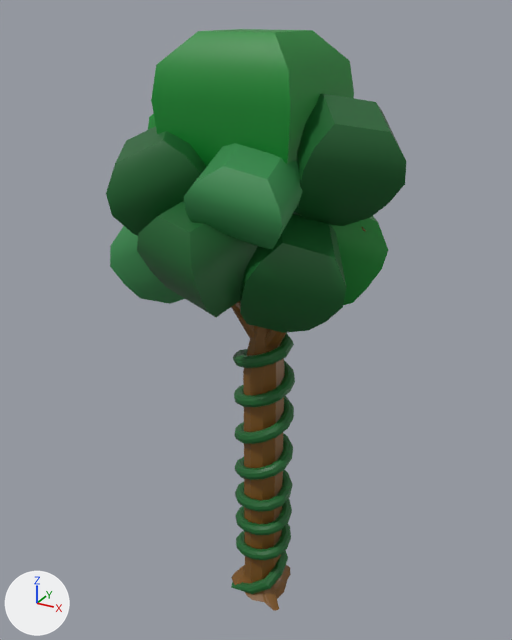
Two versions of the FBX model SymbolProject/Assets/model/tree.fbx, one commit apart.
The view is the same before and after, from a 50 mm camera at (28.8, -54.2, 59.3) aimed at (-1.5, 0.9, 31.8). Lighting does not change. The marker at lower left points along +X, +Y and +Z. Where no turn or scale is listed for an object, it has been applied to the vertices.

The scene before the commit, as lines of its bpy script (objects in view):
```python
me_mesh = bpy.data.meshes.new('Mesh')
me_mesh.from_pydata(...)  # 115 vertices, 206 faces; spans x -3.4..3.4, y -3.5..3.5, z -11.4..27.2
me_mesh.materials.append(mat_tree)  # picture img_tree_png
me_mesh_008 = bpy.data.meshes.new('Mesh.008')
me_mesh_008.from_pydata(...)  # 24 vertices, 44 faces; spans x -4.3..4.3, y -4.53..4.53, z -3.74..3.74
me_mesh_008.materials.append(mat_tree)  # picture img_tree_png
me_mesh_019 = bpy.data.meshes.new('Mesh.019')
me_mesh_019.from_pydata(...)  # 1022 vertices, 1030 faces; spans x -2.7..3.9, y -3.1..2.8, z -15.9..15.1
me_mesh_019.materials.append(mat_tree)  # picture img_tree_png
ob_leaf8 = bpy.data.objects.new('leaf8', me_mesh_008)
ob_leaf8.location = (2.2, -6.9, 46.0)
ob_trunk = bpy.data.objects.new('trunk', me_mesh)
ob_trunk.location = (-0.1, 0.2, 11.9)
ob_tuta = bpy.data.objects.new('tuta', me_mesh_019)
ob_tuta.location = (-0.9, 0.3, 15.9)
# also in view: 'leaf11' at (-1.1, 0.2, 50.4); 'leaf10' at (7.0, -0.3, 47.8); 'leaf7' at (-7.2, -4.9, 45.2); 'leaf2' at (4.4, 4.9, 38.7); 'leaf3' at (4.0, -3.3, 38.6)
```
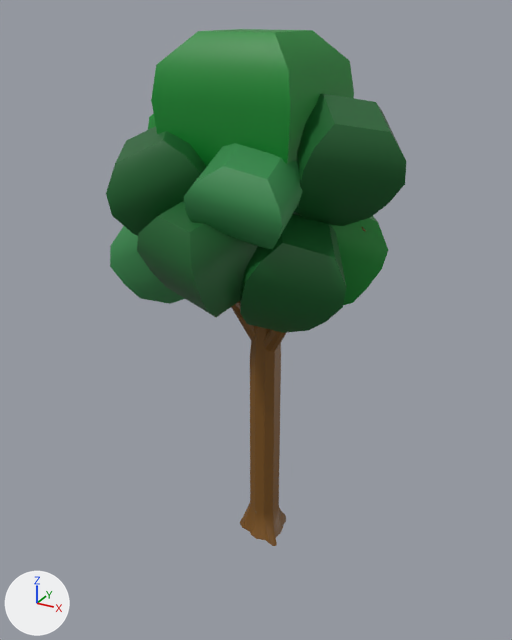
The newer file is also rescaled (x0.51), turned or shifted as a whole; pictures and numbers use the older file's frame.

Boxes [x1, y1, x2, y2] around the edits, measured in the pictures (512 x 640 px):
'trunk', reshaped: before [231, 326, 291, 611]; after [240, 326, 286, 546]
'tuta', deleted (green): before [231, 333, 295, 594]

Diff of the bpy script that builds the scene:
```diff
--- a/SymbolProject/Assets/model/tree.fbx.py
+++ b/SymbolProject/Assets/model/tree.fbx.py
@@ me_mesh @@
 # used by ob_trunk; location = (-0.1, 0.2, 11.9)
-me_mesh.from_pydata(...)  # 115 vertices, 206 faces; spans x -3.4..3.4, y -3.5..3.5, z -11.4..27.2
+me_mesh.from_pydata(...)  # 115 vertices, 206 faces; spans x -2.7..2.5, y -2.2..3.1, z -4.0..39.0
+# me_mesh part 1: 115 of 115 vertices moved; they spanned x -3.4..3.4, y -3.5..3.5, z -11.4..27.2 and now span x -2.7..2.5, y -2.2..3.1, z -4.0..39.0; mean shift (-0.1, 0.5, 7.6); largest move (-0.1, -1.0, 27.2) -> (-0.2, -0.3, 39.0)
 me_mesh.materials.append(mat_tree)
@@ ob_tuta @@
-ob_tuta = bpy.data.objects.new('tuta', me_mesh_019)
-ob_tuta.location = (-0.9, 0.3, 15.9)
```
